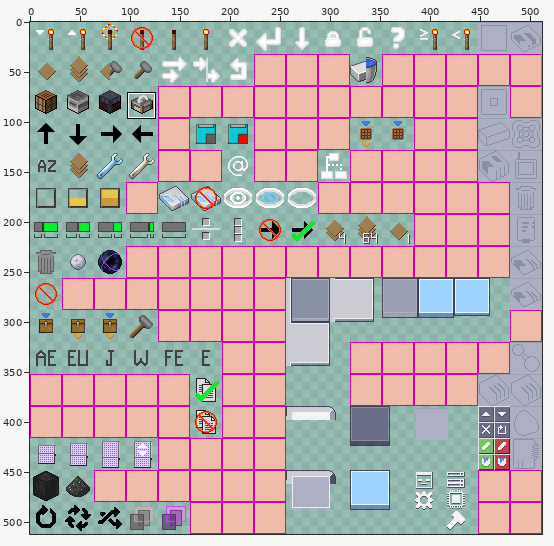
Edited in one commit: sprite sheet (assets/ae2/textures/guis/states.png). Above, an overview of the earlier version with the close-up marked.
Close-up. Before:
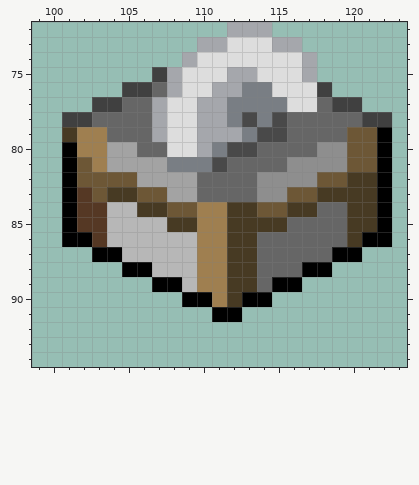
The file is 512x512 pixels. Colours within 5 levels of each other are drawn and written as one. Shown: x 99..123, y 72..94. The commit also changed other parts of the picture, which this record leaves out.
Once edited:
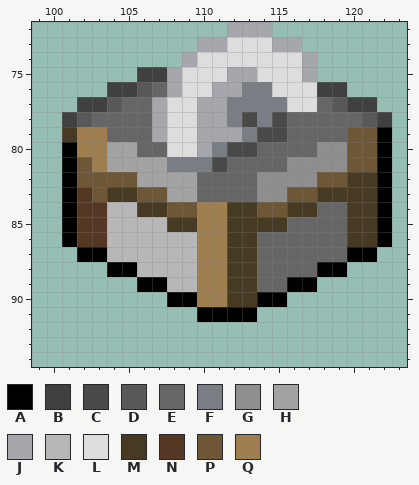
Palette (. is transparent): A #000000  B #404040  C #494949  D #585858  E #666666  F #797e84  G #8e8e8e  H #a3a3a3  J #a5a7ac  K #b7b7b7  L #dddddd  M #473a23  N #553824  P #6d5736  Q #9f7f50
What changed:
{"y":75,"x":106,"old":".","new":"B"}
{"y":76,"x":104,"old":".","new":"B"}
{"y":76,"x":106,"old":"B","new":"D"}
{"y":76,"x":119,"old":".","new":"B"}
{"y":77,"x":102,"old":".","new":"B"}
{"y":77,"x":104,"old":"B","new":"D"}
{"y":77,"x":119,"old":"B","new":"D"}
{"y":77,"x":121,"old":".","new":"B"}
{"y":78,"x":102,"old":"B","new":"D"}
{"y":78,"x":121,"old":"B","new":"D"}
{"y":86,"x":102,"old":"A","new":"N"}
{"y":86,"x":121,"old":"A","new":"M"}
{"y":87,"x":102,"old":".","new":"A"}
{"y":87,"x":104,"old":"A","new":"K"}
{"y":87,"x":119,"old":"A","new":"E"}
{"y":87,"x":121,"old":".","new":"A"}
{"y":88,"x":104,"old":".","new":"A"}
{"y":88,"x":106,"old":"A","new":"K"}
{"y":88,"x":117,"old":"A","new":"E"}
{"y":88,"x":119,"old":".","new":"A"}
{"y":89,"x":106,"old":".","new":"A"}
{"y":89,"x":108,"old":"A","new":"K"}
{"y":89,"x":115,"old":"A","new":"E"}
{"y":89,"x":117,"old":".","new":"A"}
{"y":90,"x":108,"old":".","new":"A"}
{"y":90,"x":110,"old":"A","new":"Q"}
{"y":90,"x":113,"old":"A","new":"M"}
{"y":90,"x":115,"old":".","new":"A"}
{"y":91,"x":110,"old":".","new":"A"}
{"y":91,"x":113,"old":".","new":"A"}
{"label":"changed","picture_box":[77,67,152,127]}
{"label":"changed","picture_box":[332,82,377,127]}
{"label":"changed","picture_box":[77,232,377,322]}
